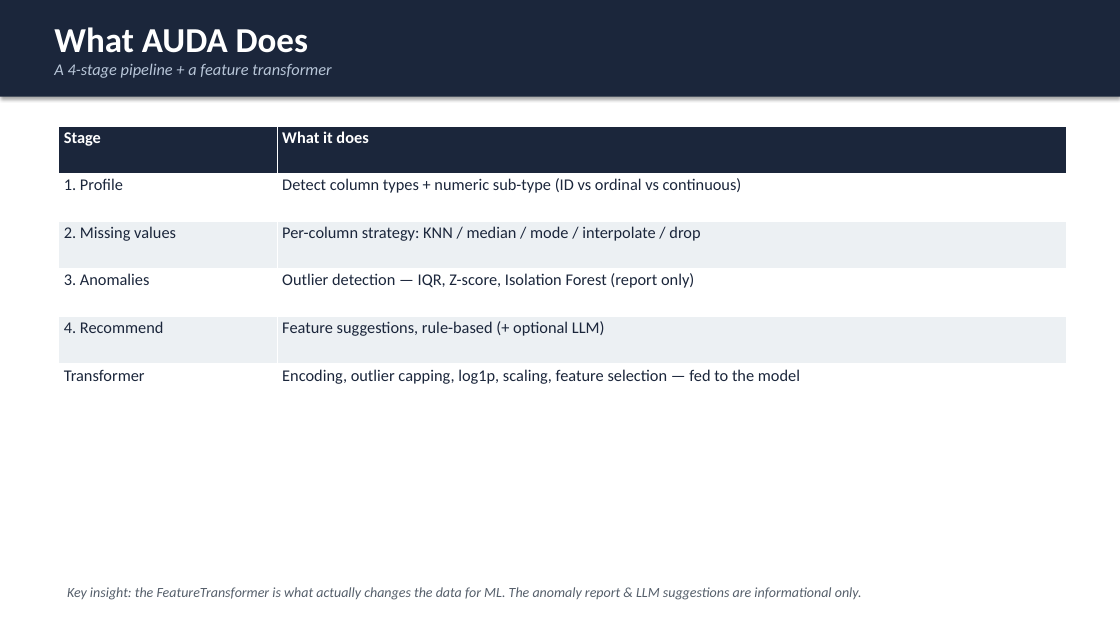
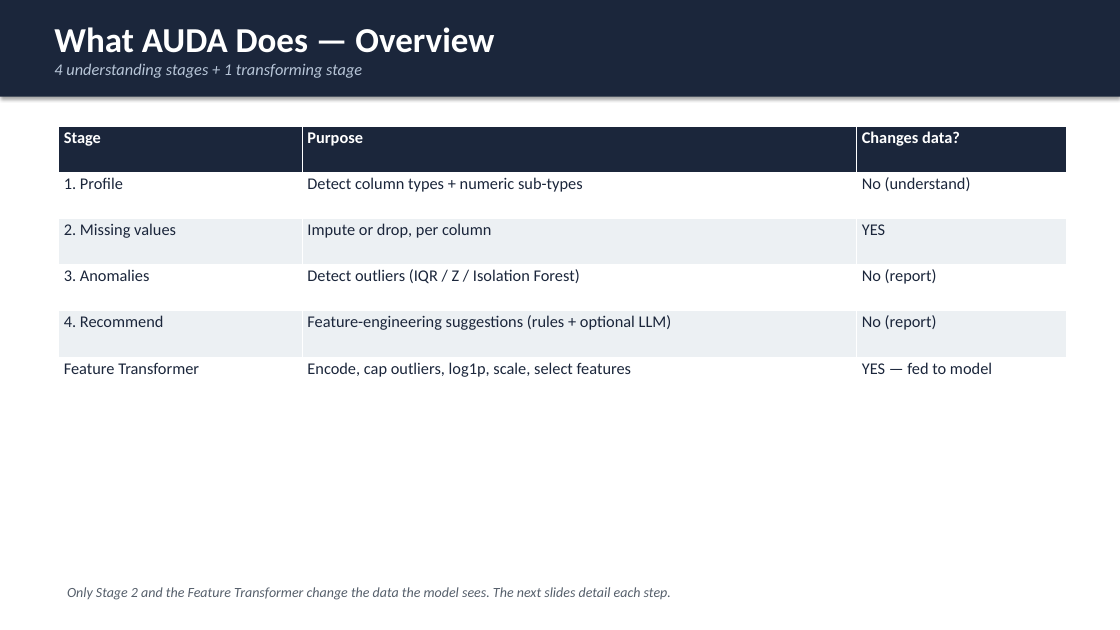
Before and after one commit to Delixx07/auto-eda-agent, a slide deck: slide 3 of AUDA_Project_Presentation.pptx. Drawn at 1120x630 pixels with LibreOffice and Linux fonts; fonts in the diff are those of the drawing. Boxes give left, top, right and bottom in pixels: in the first picture for what was removed or moved away, otherwise in the second. Text is boxed around its words. In the diff, an @@ line names an element or a change of style, - is before the commit and + after.

```diff
--- a/AUDA_Project_Presentation.pptx
+++ b/AUDA_Project_Presentation.pptx
@@ text at bbox=[54, 27, 494, 78]: text changed @@
-What AUDA Does
-A 4-stage pipeline + a feature transformer
+What AUDA Does — Overview
+4 understanding stages + 1 transforming stage
@@ table at bbox=[59, 126, 1067, 403] @@
-column 1: Stage | 1. Profile | 2. Missing values | 3. Anomalies | 4. Recommend | Transformer
-column 2: What it does | Detect column types + numeric sub-type (ID vs ordinal vs continuous) | Per-column strategy: KNN / median / mode / interpolate / drop | Outlier detection — IQR, Z-score, Isolation Forest (report only) | Feature suggestions, rule-based (+ optional LLM) | Encoding, outlier capping, log1p, scaling, feature selection — fed to the model
+column 1: Stage | 1. Profile | 2. Missing values | 3. Anomalies | 4. Recommend | Feature Transformer
+column 2: Purpose | Detect column types + numeric sub-types | Impute or drop, per column | Detect outliers (IQR / Z / Isolation Forest) | Feature-engineering suggestions (rules + optional LLM) | Encode, cap outliers, log1p, scale, select features
+column 3: Changes data? | No (understand) | YES | No (report) | No (report) | YES — fed to model
@@ text at bbox=[67, 587, 671, 600]: text changed @@
-Key insight: the FeatureTransformer is what actually changes the data for ML. The anomaly report & LLM suggestions are informational only.
+Only Stage 2 and the Feature Transformer change the data the model sees. The next slides detail each step.
```
Also in this commit, not shown: 2 other slides changed, 5 slides added, 2 other files.
